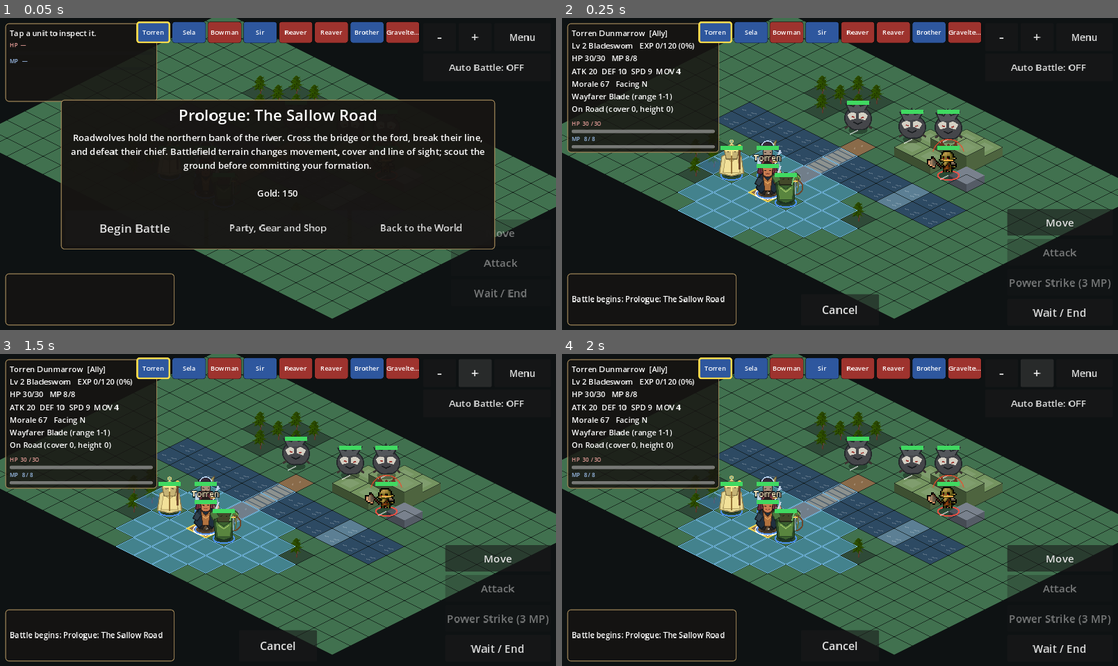
Above: before the commit, frames 1-4 (two rows, left to right).
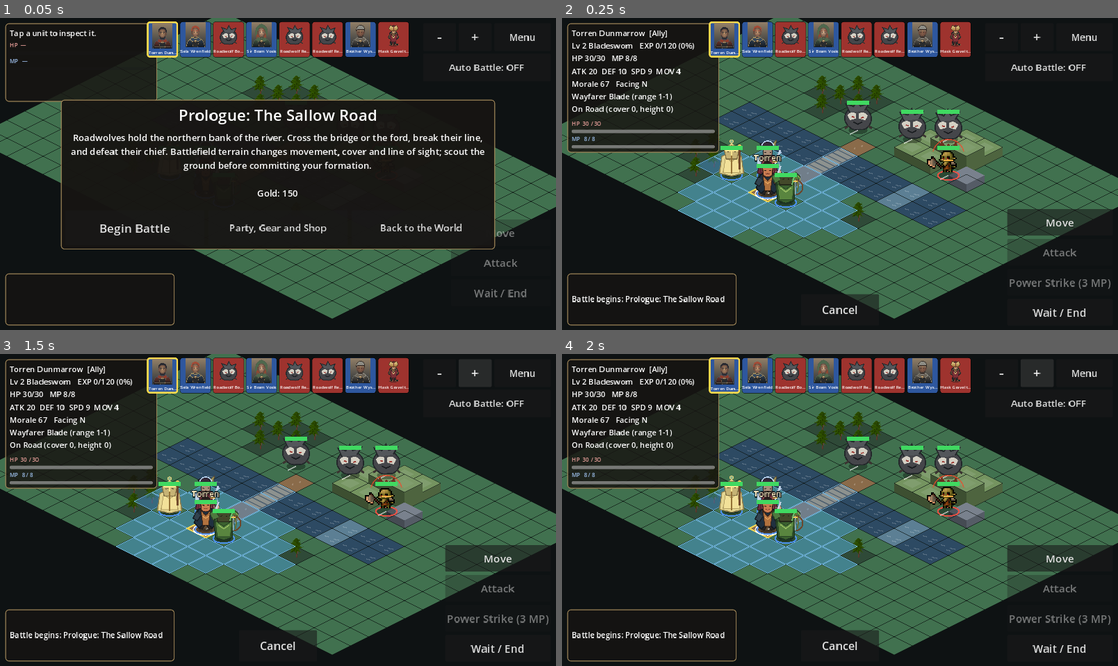
Above: after the commit, the same moments.

Repository: ninjun42215-gif/KindleWake
Game: Godot game, scene res://tests/campaign_continue_lifecycle_test.tscn
Two runs of this game, one before a commit and one after it. Both use one fixed random seed, a clock stepped at 60 frames per second and the inputs below. This scene is started directly instead of the project's main scene.
Inputs:
- Up to frame 1 (0.05 s): no input
- Up to frame 2 (0.25 s): no input
- Up to frame 3 (1.5 s): click "-" at 0.5 s; click "+" at 1.25 s
- Up to frame 4 (2 s): no input

The runs differ from the first frame. In frame 1, 4.4% of the frame differs, in the area x 24-76%, y 1-13%; in frame 2, 4.4%; in frame 3, 4.4%; in frame 4, 4.4%.

Commit message:
Show character and enemy portraits in battle turn order

Diff:
--- a/Kindlewake/scripts/ui/battle_scene.gd
+++ b/Kindlewake/scripts/ui/battle_scene.gd
@@ -1873,6 +1873,32 @@
     return "\n".join(PackedStringArray(lines)).strip_edges()
 
 
+## Resolve a real portrait for the turn-order strip. Allies use their selected character portrait;
+## enemies use their own species/archetype cell from the original character atlas.
+func _timeline_portrait(u: BattleUnitScript) -> Texture2D:
+    if u.team == "player" and u.portrait_id != "":
+        var portrait_path := "res://assets/art/portraits/%s.svg" % u.portrait_id
+        if ResourceLoader.exists(portrait_path):
+            var portrait := load(portrait_path) as Texture2D
+            if portrait != null:
+                return portrait
+    var archetype: String
+    if u.team == "enemy":
+        archetype = Art.character_for_enemy(u.character_id, u.display_name)
+    else:
+        archetype = Art.character_for_npc(u.display_name, u.class_id)
+    if not Art.CHARACTER_CELLS.has(archetype):
+        archetype = "guard" if u.team == "player" else "rogue"
+    var cell: Vector2i = Art.CHARACTER_CELLS[archetype]
+    var atlas := load(Art.CHARACTER_ATLAS_PATH) as Texture2D
+    if atlas == null:
+        return null
+    var portrait := AtlasTexture.new()
+    portrait.atlas = atlas
+    portrait.region = Rect2(Vector2(cell.x * 128, cell.y * 160), Vector2(128, 160))
+    return portrait
+
+
 func _refresh_timeline() -> void:
     for child in timeline_box.get_children():
         timeline_box.remove_child(child)
@@ -1888,15 +1914,31 @@
         sb.border_color = Color(1.0, 0.86, 0.3) if first else Color(0, 0, 0, 0.6)
         sb.set_corner_radius_all(6)
         panel.add_theme_stylebox_override("panel", sb)
-        panel.custom_minimum_size = Vector2(78, 50)
+        panel.custom_minimum_size = Vector2(72, 82)
         panel.mouse_filter = Control.MOUSE_FILTER_IGNORE
+        var stack := VBoxContainer.new()
+        stack.add_theme_constant_override("separation", 2)
+        stack.mouse_filter = Control.MOUSE_FILTER_IGNORE
+        var portrait := TextureRect.new()
+        portrait.texture = _timeline_portrait(u)
+        portrait.custom_minimum_size = Vector2(58, 58)
+        portrait.expand_mode = TextureRect.EXPAND_IGNORE_SIZE
+        portrait.stretch_mode = TextureRect.STRETCH_KEEP_ASPECT_CENTERED
+        portrait.size_flags_horizontal = Control.SIZE_SHRINK_CENTER
+        portrait.tooltip_text = u.display_name
+        portrait.mouse_filter = Control.MOUSE_FILTER_IGNORE
+        stack.add_child(portrait)
         var lbl := Label.new()
-        lbl.text = _short_name(u)
+        lbl.text = u.display_name
         lbl.horizontal_alignment = HORIZONTAL_ALIGNMENT_CENTER
         lbl.clip_text = true
         lbl.text_overrun_behavior = TextServer.OVERRUN_TRIM_ELLIPSIS
-        lbl.add_theme_font_size_override("font_size", 15)
+        lbl.add_theme_font_size_override("font_size", 10)
         lbl.vertical_alignment = VERTICAL_ALIGNMENT_CENTER
-        panel.add_child(lbl)
+        lbl.custom_minimum_size = Vector2(64, 14)
+        lbl.tooltip_text = u.display_name
+        stack.add_child(lbl)
+        panel.add_child(stack)
+        panel.tooltip_text = "Next: %s (%s)" % [u.display_name, "Ally" if u.team == "player" else "Enemy"]
         timeline_box.add_child(panel)
         first = false
